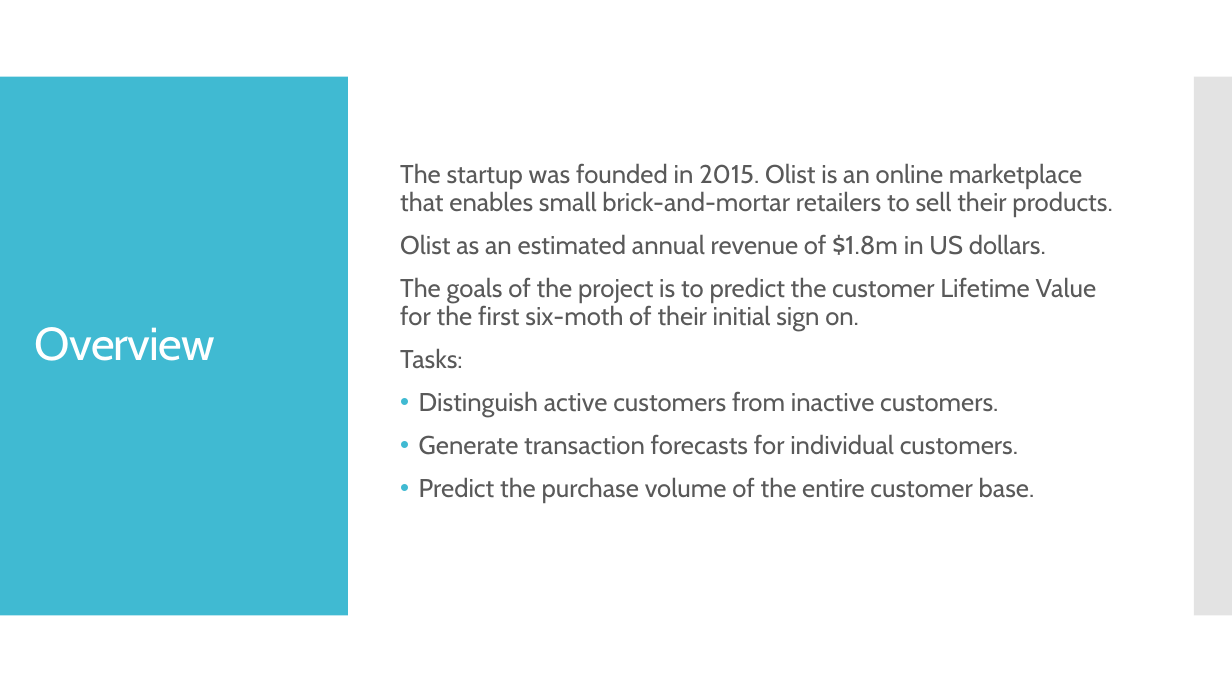
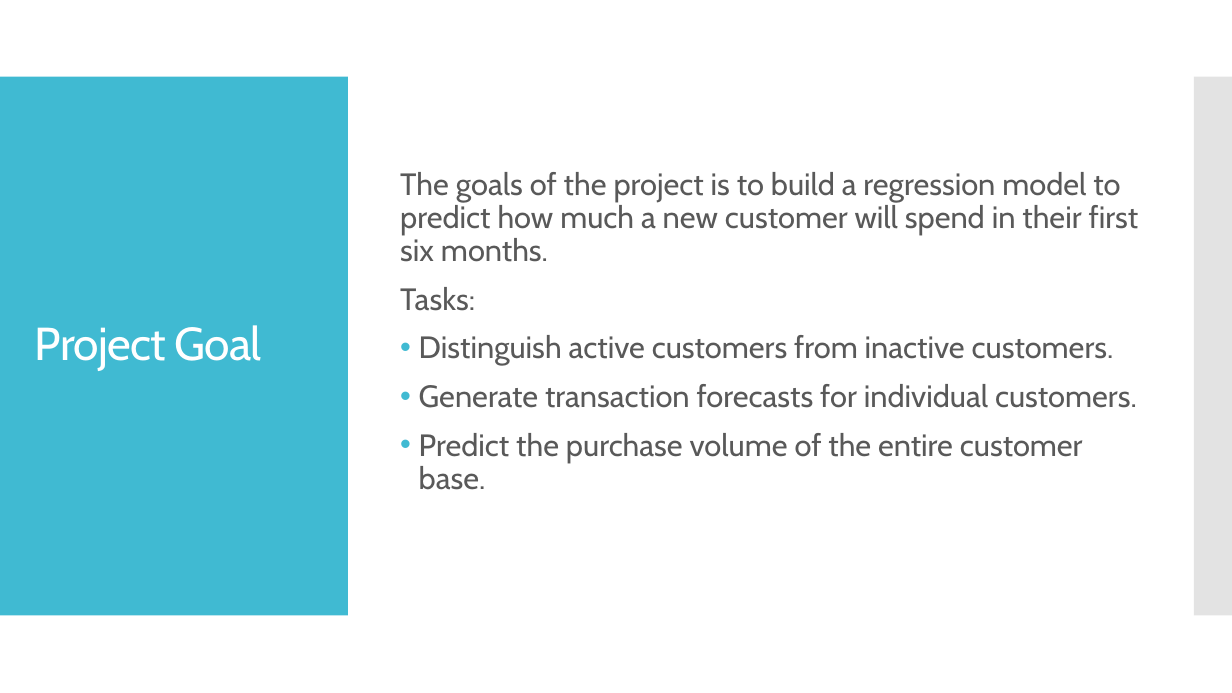
Before and after one commit to perezrm/Cap3_brazilian_ecommerce, a slide deck: slide 4 of Cap3_Olist_Brazilian_Ecommerce.pptx (slide 3 before the commit). Drawn at 1232x693 pixels with LibreOffice and Linux fonts; fonts in the diff are those of the drawing. Boxes give left, top, right and bottom in pixels: in the first picture for what was removed or moved away, otherwise in the second. Text is boxed around its words. In the diff, an @@ line names an element or a change of style, - is before the commit and + after.

```diff
--- a/Cap3_Olist_Brazilian_Ecommerce.pptx
+++ b/Cap3_Olist_Brazilian_Ecommerce.pptx
@@ text at [400, 172, 1139, 262]: text changed; size 20 to 24 pt @@
-The startup was founded in 2015. Olist is an online marketplace that enables small brick-and-mortar retailers to sell their products.
-Olist as an estimated annual revenue of $1.8m in US dollars.
-The goals of the project is to predict the customer Lifetime Value for the first six-moth of their initial sign on.
+The goals of the project is to build a regression model to predict how much a new customer will spend in their first six months.
@@ text at [400, 287, 1137, 490]: size 20 to 24 pt in "Tasks:", "Distinguish active customers from inactive customers.", "Generate transaction forecasts for individual customers.", "Predict the purchase volume of the entire ..." @@
@@ title at [35, 325, 262, 371]: text changed @@
-Overview
+Project Goal
```
Also in this commit, not shown: 5 other slides changed, 3 slides added, 1 slide removed, 10 other files.
